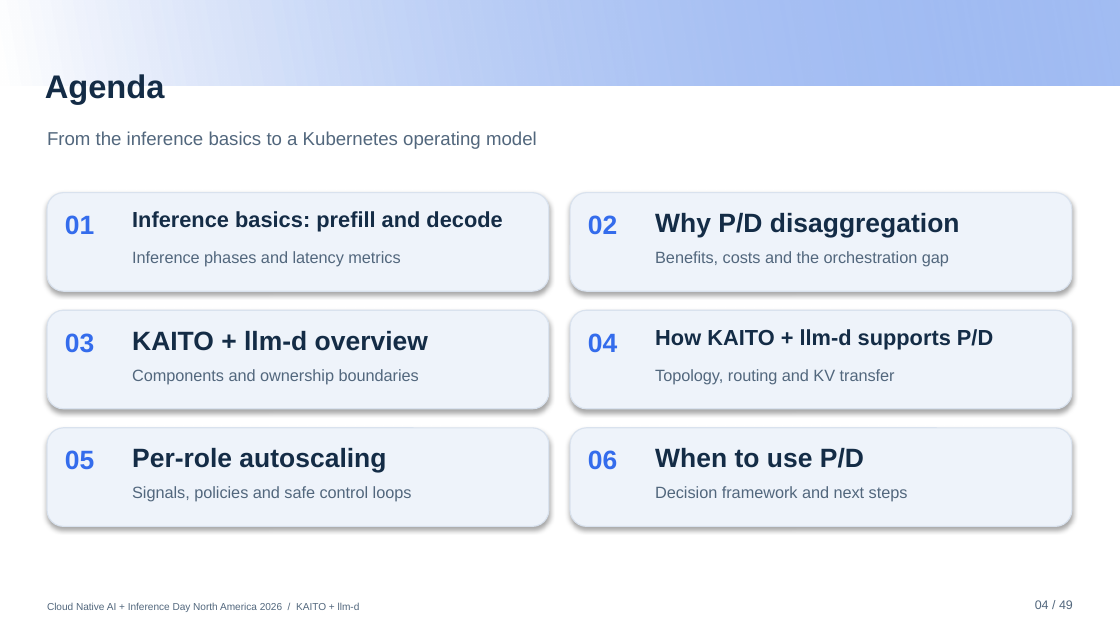
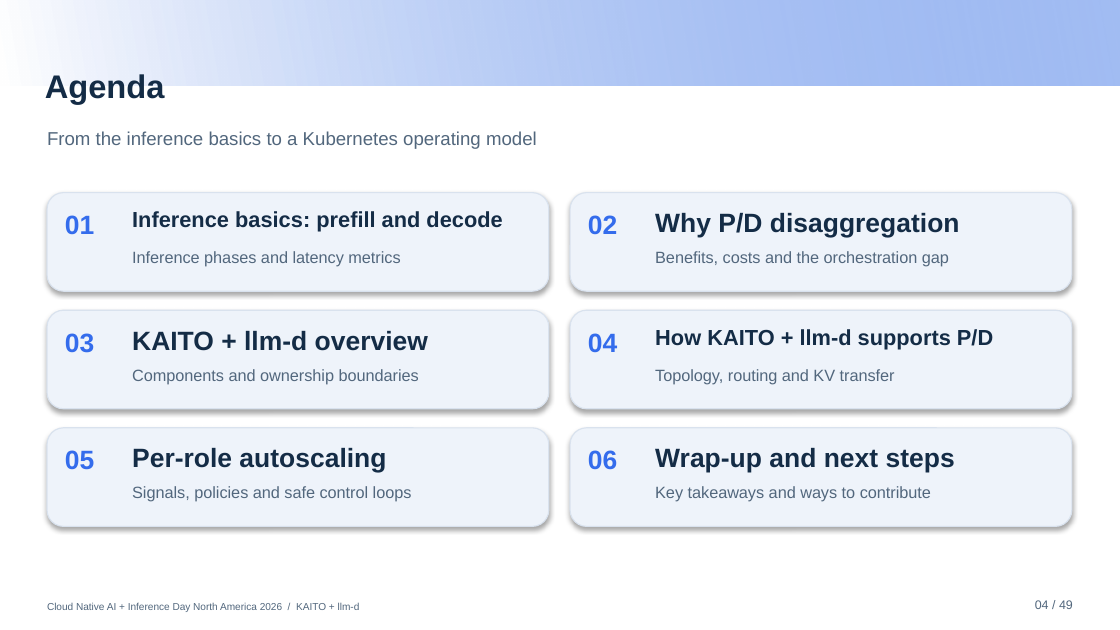
Before and after one commit to andyzhangx/demo, a slide deck: slide 4 of llm/pd-disaggregation/kubecon-na-2026-pd-disaggregation-kaito-llmd.pptx. Drawn at 1120x630 pixels with LibreOffice and Linux fonts; fonts in the diff are those of the drawing; background and template pictures are left out. Boxes give left, top, right and bottom in pixels: in the first picture for what was removed or moved away, otherwise in the second. Text is boxed around its words. In the diff, an @@ line names an element or a change of style, - is before the commit and + after.

Commit message:
Refocus final agenda section on wrap-up and next steps

```diff
--- a/llm/pd-disaggregation/kubecon-na-2026-pd-disaggregation-kaito-llmd.pptx
+++ b/llm/pd-disaggregation/kubecon-na-2026-pd-disaggregation-kaito-llmd.pptx
@@ text at (655, 448, 955, 473): text changed @@
-When to use P/D
+Wrap-up and next steps
@@ text at (655, 486, 931, 502): text changed @@
-Decision framework and next steps
+Key takeaways and ways to contribute
```
